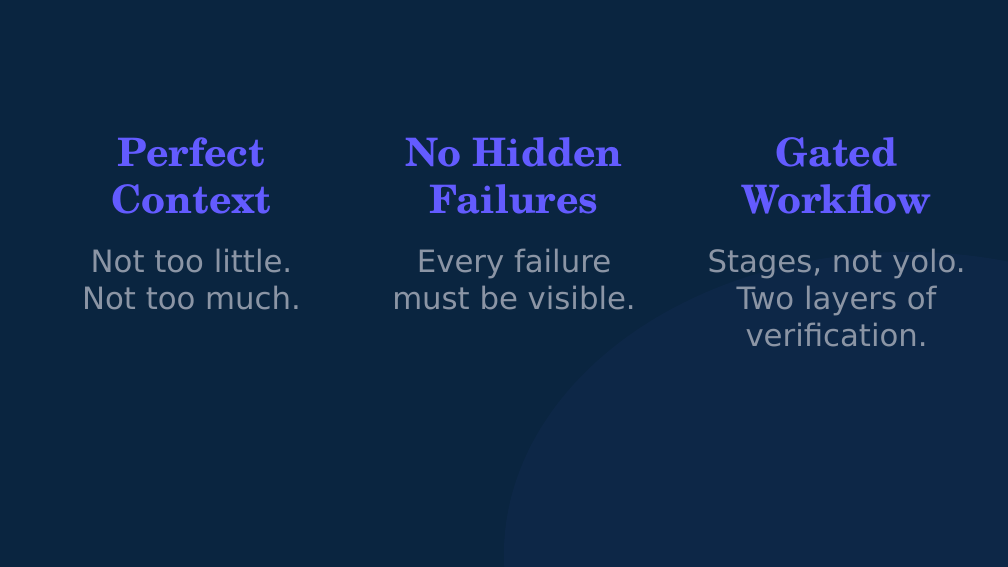
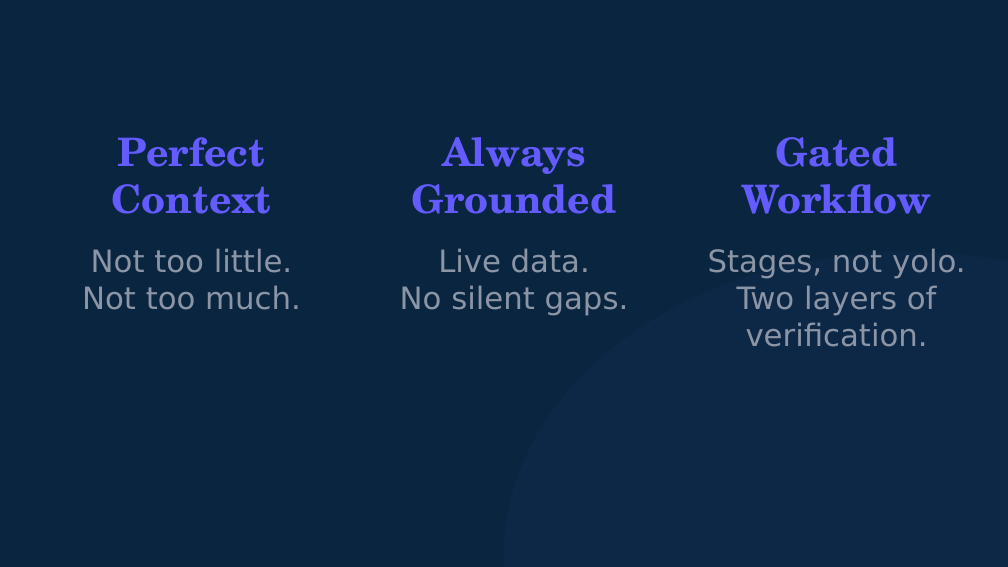
Before and after one commit to michaelengland/ai-best-practices, a slide deck: slide 25 of decks/builder/builder.pptx. Drawn at 1008x567 pixels with LibreOffice and Linux fonts; fonts in the diff are those of the drawing. Boxes give left, top, right and bottom in pixels: in the first picture for what was removed or moved away, otherwise in the second. Text is boxed around its words. In the diff, an @@ line names an element or a change of style, - is before the commit and + after.

```diff
--- a/decks/builder/builder.pptx
+++ b/decks/builder/builder.pptx
@@ text at (411,137,616,214): text changed @@
-No Hidden Failures
+Always Grounded
@@ text at (400,248,629,316): text changed @@
-Every failure
-must be visible.
+Live data.
+No silent gaps.
```
Also in this commit, not shown: 3 other slides changed, 6 other files.
